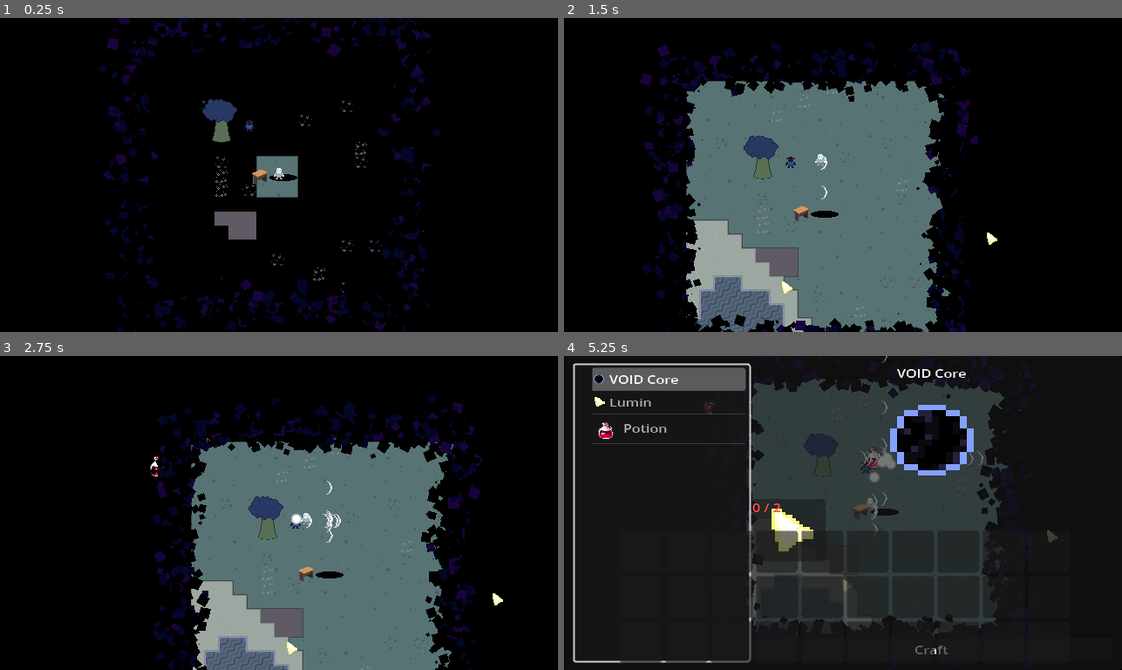
Above: before the commit, frames 1-4 (two rows, left to right).
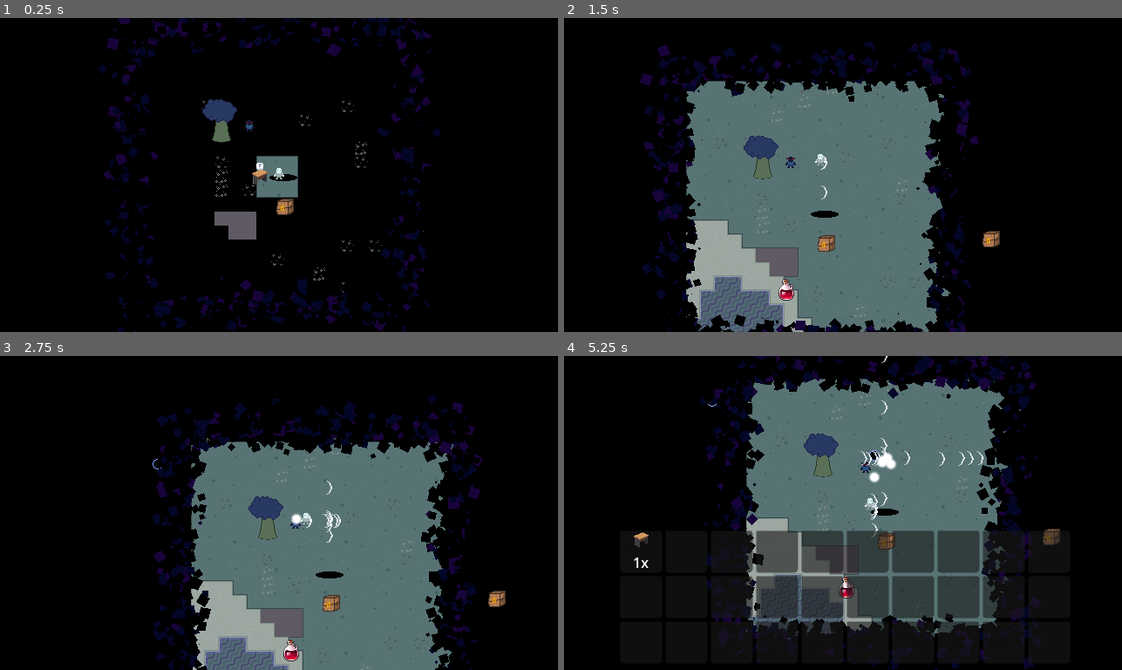
Above: after the commit, the same moments.

Repository: TimoRoggel/EverDark
Game: Godot game, scene res://scenes/levels/world.tscn
The game is run twice, just before and just after one commit, with the same random seed, the same clock (stepped at 60 frames per second) and the same inputs.
Inputs (mouse positions are in pixels of both pictures, inside the frame that each line leads up to):
- Up to frame 1 (0.25 s): no input
- Up to frame 2 (1.5 s): move the mouse to (815, 237) at 0.52 s; hold W (up) 0.53-1.25 s; tap F (interact) at 0.6 s; click (815, 237) at 0.67 s; tap E (open, bound only after the commit) at 0.8 s; drag from (1010, 222) to (854, 143) at 1.27 s
- Up to frame 3 (2.75 s): move the mouse to (111, 465) at 2.02 s; press the mouse at (111, 465) at 2.03 s; hold A (left) from 2.03 s (still down); tap E (open, bound only after the commit) at 2.3 s
- Up to frame 4 (5.25 s): release A (left) at 2.75 s; release the mouse at (675, 465) at 2.75 s; drag from (870, 513) to (720, 462) at 2.77 s; move the mouse to (759, 434) at 3.52 s; hold S (down) 3.53-4.25 s; hold Shift (dash) 3.53-4.25 s; tap E (open, bound only after the commit) at 3.8, 5.1 s; tap Tab (toggle_inventory) at 4.15 s; drag from (965, 497) to (703, 440) at 4.27 s; move the mouse to (731, 528) at 5.02 s; hold W (up) from 5.03 s (still down); click (731, 528) at 5.17 s

The runs differ from the first frame. In frame 1, 0.2% of the frame differs, in the area x 45-53%, y 46-63%; in frame 2, 0.5%; in frame 3, 0.6%; in frame 4, 29%, in the area x 1-89%, y 0-98%.

Commit message:
Added Chest and Pickup
Chest not working as intended yet.

Diff:
--- /dev/null
+++ b/Chest/chest.gd
@@ -0,0 +1,51 @@
+class_name Chest
+extends Area2D
+
+const CHEST_CLOSED = preload("uid://dh0rj8oyd78hu")
+const CHEST_OPEN = preload("uid://bt5l56duf4ya0")
+
+@export var chest_inventory: InventoryContainer = null
+@export var chest_item_id: int = 1
+@export var sprite_chest: Sprite2D
+
+var is_interactable: bool = false
+var player_ref: PlayerController = null
+var player_ref_inventory: InventoryComponent = null
+
+func _on_body_entered(body: Node2D) -> void:
+	if body is PlayerController:
+		player_ref = body
+		player_ref_inventory = player_ref.get_component(InventoryComponent)
+		is_interactable = true
+
+func _on_body_exited(body: Node2D) -> void:
+	if body is PlayerController:
+		player_ref = null
+		player_ref_inventory = null
+		is_interactable = false
+		chest_inventory.visible = false
+
+func _process(_delta: float) -> void:
+	if is_interactable and player_ref:
+		if Input.is_action_just_pressed("open"):
+			chest_inventory.visible = !chest_inventory.visible
+			player_ref_inventory.container.visible = chest_inventory.visible
+
+		if Input.is_action_just_pressed("interact"):
+			var items_to_drop = chest_inventory.get_items()
+			for item in items_to_drop:
+				var leftover = player_ref_inventory.container.add(item.item.id, item.quantity)
+				if leftover > 0:
+					var dropped_item: DroppedItem2D = DroppedItem2D.new()
+					dropped_item.item = item.item
+					get_parent().add_child(dropped_item)
+					dropped_item.global_position = player_ref.global_position
+
+			for slot in chest_inventory.get_slots():
+				slot.inventory_item = null
+			chest_inventory.visible = false
+
+	if chest_inventory.visible:
+		sprite_chest.texture = CHEST_OPEN
+	else:
+		sprite_chest.texture = CHEST_CLOSED
--- /dev/null
+++ b/Chest/chest.tscn
@@ -0,0 +1,39 @@
+[gd_scene load_steps=7 format=3 uid="uid://kp8jku03lrxp"]
+
+[ext_resource type="Script" uid="uid://bqsa1lysj06sl" path="res://Chest/chest.gd" id="1_gj4rf"]
+[ext_resource type="Texture2D" uid="uid://dh0rj8oyd78hu" path="res://graphics/chest_closed.png" id="1_vbo4i"]
+[ext_resource type="PackedScene" uid="uid://cow17ljb5qgg" path="res://Chest/chest_inventory.tscn" id="2_urnrk"]
+[ext_resource type="Script" uid="uid://kibtonceriu1" path="res://scripts/tools/interactable_2d.gd" id="3_urnrk"]
+[ext_resource type="Script" uid="uid://bfn8ymysbnhu7" path="res://scripts/tools/runnables/chest_runnable.gd" id="5_07ty7"]
+
+[sub_resource type="CircleShape2D" id="CircleShape2D_gj4rf"]
+
+[node name="Chest" type="Area2D" node_paths=PackedStringArray("chest_inventory", "sprite_chest")]
+script = ExtResource("1_gj4rf")
+chest_inventory = NodePath("CanvasLayer/Chest_Inventory")
+chest_item_id = 4
+sprite_chest = NodePath("Sprite2D")
+
+[node name="CollisionShape2D" type="CollisionShape2D" parent="."]
+scale = Vector2(1.375, 1.375)
+shape = SubResource("CircleShape2D_gj4rf")
+
+[node name="Sprite2D" type="Sprite2D" parent="."]
+texture = ExtResource("1_vbo4i")
+
+[node name="CanvasLayer" type="CanvasLayer" parent="."]
+
+[node name="Chest_Inventory" parent="CanvasLayer" instance=ExtResource("2_urnrk")]
+visible = false
+
+[node name="Interactable2D" type="Area2D" parent="."]
+collision_layer = 4
+collision_mask = 0
+monitoring = false
+script = ExtResource("3_urnrk")
+interact_script = ExtResource("5_07ty7")
+custom_parameter = "{}"
+metadata/_custom_type_script = "uid://kibtonceriu1"
+
+[connection signal="body_entered" from="." to="." method="_on_body_entered"]
+[connection signal="body_exited" from="." to="." method="_on_body_exited"]
--- /dev/null
+++ b/Chest/chest_inventory.tscn
@@ -0,0 +1,15 @@
+[gd_scene load_steps=2 format=3 uid="uid://cow17ljb5qgg"]
+
+[ext_resource type="Script" uid="uid://bp2m4dafooblw" path="res://scripts/tools/inventory_container.gd" id="1_02gar"]
+
+[node name="Chest_Inventory" type="GridContainer"]
+anchors_preset = 5
+anchor_left = 0.5
+anchor_right = 0.5
+offset_left = -258.0
+offset_right = 258.0
+offset_bottom = 152.0
+grow_horizontal = 2
+columns = 10
+script = ExtResource("1_02gar")
+metadata/_custom_type_script = "uid://bp2m4dafooblw"
--- a/Crafting/crafting.gd
+++ b/Crafting/crafting.gd
@@ -2,16 +2,24 @@
 extends Area2D
 
 @export var crafting_ui: Crafting_UI = null
+@export var crafting_table_item_id: int = 1
 
 var is_interactable : bool = false
+var player_ref : PlayerController = null
 
 func _on_body_entered(body: Node2D) -> void:
 	if body is PlayerController:
-		crafting_ui.inventory = body.get_component(InventoryComponent)
-		crafting_ui.visible = true
+		player_ref = body
 		is_interactable = true
 
 func _on_body_exited(body: Node2D) -> void:
 	if body is PlayerController:
+		player_ref = null
+		is_interactable = false
 		crafting_ui.visible = false
-		is_interactable = false
+
+func _process(_delta: float) -> void:
+	if is_interactable and player_ref:
+		if Input.is_action_just_pressed("open"):
+			crafting_ui.inventory = player_ref.get_component(InventoryComponent)
+			crafting_ui.visible = !crafting_ui.visible
--- a/data/items.csv
+++ b/data/items.csv
@@ -2,3 +2,5 @@
 "0","Lumin","uid://dohxaqpdlgg4q","4"
 "1","VOID Core","uid://cqjwqvliyrbnj","4"
 "2","Potion","uid://dqeli233y0xto","4"
+"3","Crafting Table","uid://c3jgcwc5lwenq","1"
+"4","Chest","uid://dh0rj8oyd78hu","1"
--- a/project.godot
+++ b/project.godot
@@ -92,6 +92,11 @@
 "events": [Object(InputEventKey,"resource_local_to_scene":false,"resource_name":"","device":-1,"window_id":0,"alt_press …(192 unchanged characters)…
 ]
 }
+open={
+"deadzone": 0.2,
+"events": [Object(InputEventKey,"resource_local_to_scene":false,"resource_name":"","device":-1,"window_id":0,"alt_pressed":false,"shift_pressed":false,"ctrl_pressed":false,"meta_pressed":false,"pressed":false,"keycode":0,"physical_keycode":69,"key_label":0,"unicode":101,"location":0,"echo":false,"script":null)
+]
+}
 
 [layer_names]
 
--- a/scenes/crafting/crafting.tscn
+++ b/scenes/crafting/crafting.tscn
@@ -1,14 +1,17 @@
-[gd_scene load_steps=5 format=3 uid="uid://2sk6w6jiy3ng"]
+[gd_scene load_steps=7 format=3 uid="uid://2sk6w6jiy3ng"]
 
 [ext_resource type="Script" uid="uid://ddvwga4h802ko" path="res://Crafting/crafting.gd" id="1_hwda8"]
 [ext_resource type="Texture2D" uid="uid://c3jgcwc5lwenq" path="res://graphics/crafting.png" id="1_rj1pl"]
 [ext_resource type="PackedScene" uid="uid://ccsvhx5s8yx0t" path="res://scenes/crafting/crafting_ui.tscn" id="3_xl5xf"]
+[ext_resource type="Script" uid="uid://kibtonceriu1" path="res://scripts/tools/interactable_2d.gd" id="4_xkjm0"]
+[ext_resource type="Script" uid="uid://ej8osgevep81" path="res://scripts/tools/runnables/craftingtable_runnable.gd" id="5_cascu"]
 
 [sub_resource type="CircleShape2D" id="CircleShape2D_hwda8"]
 
 [node name="Crafting" type="Area2D" node_paths=PackedStringArray("crafting_ui")]
 script = ExtResource("1_hwda8")
 crafting_ui = NodePath("CanvasLayer/CraftingUI")
+crafting_table_item_id = 3
 
 [node name="CollisionShape2D" type="CollisionShape2D" parent="."]
 scale = Vector2(1.24, 1.24)
@@ -24,5 +27,14 @@
 [node name="CraftingUI" parent="CanvasLayer" instance=ExtResource("3_xl5xf")]
 visible = false
 
+[node name="Interactable2D" type="Area2D" parent="."]
+collision_layer = 4
+collision_mask = 0
+monitoring = false
+script = ExtResource("4_xkjm0")
+interact_script = ExtResource("5_cascu")
+custom_parameter = "{}"
+metadata/_custom_type_script = "uid://kibtonceriu1"
+
 [connection signal="body_entered" from="." to="." method="_on_body_entered"]
 [connection signal="body_exited" from="." to="." method="_on_body_exited"]
--- a/scenes/levels/world.tscn
+++ b/scenes/levels/world.tscn
@@ -8,6 +8,7 @@
 [ext_resource type="PackedScene" uid="uid://2sk6w6jiy3ng" path="res://scenes/crafting/crafting.tscn" id="6_gy5pc"]
 [ext_resource type="PackedScene" uid="uid://cgmgqctfbwgu3" path="res://scenes/characters/test_enemy.tscn" id="7_0lift"]
 [ext_resource type="PackedScene" uid="uid://dl655ix05mcka" path="res://scenes/characters/hole.tscn" id="8_dp8al"]
+[ext_resource type="PackedScene" uid="uid://kp8jku03lrxp" path="res://Chest/chest.tscn" id="9_f1v6p"]
 
 [sub_resource type="Environment" id="Environment_w2p53"]
 ambient_light_source = 1
@@ -76,3 +77,6 @@
 
 [node name="hole" parent="." instance=ExtResource("8_dp8al")]
 position = Vector2(15, 9)
+
+[node name="Chest" parent="." instance=ExtResource("9_f1v6p")]
+position = Vector2(17, 42)
--- /dev/null
+++ b/scripts/tools/runnables/chest_runnable.gd
@@ -0,0 +1,10 @@
+class_name Chest_runnable extends Runnable
+
+func run(param: Dictionary) -> void:
+	var remainder: int = param["controller"].inventory.add(4, param.get("quantity", 1))
+	param["self"].get_parent().queue_free()
+
+func can_run(param: Dictionary) -> bool:
+	if !param["controller"].inventory:
+		return false
+	return param["controller"].inventory.available_space(4) > 0
--- /dev/null
+++ b/scripts/tools/runnables/craftingtable_runnable.gd
@@ -0,0 +1,10 @@
+class_name CraftingTable_runnable extends Runnable
+
+func run(param: Dictionary) -> void:
+	var _remainder: int = param["controller"].inventory.add(3, param.get("quantity", 1))
+	param["self"].get_parent().queue_free()
+
+func can_run(param: Dictionary) -> bool:
+	if !param["controller"].inventory:
+		return false
+	return param["controller"].inventory.available_space(3) > 0
Not shown, added: Chest/chest.gd.uid
Binary file added: graphics/chest_closed.png
Not shown, added: graphics/chest_closed.png.import
Binary file added: graphics/chest_open.png
Not shown, added: graphics/chest_open.png.import
Not shown: 1 places in scenes/levels/world.tscn that only renumber resources
Not shown, added: scripts/tools/runnables/chest_runnable.gd.uid
Not shown, added: scripts/tools/runnables/craftingtable_runnable.gd.uid
